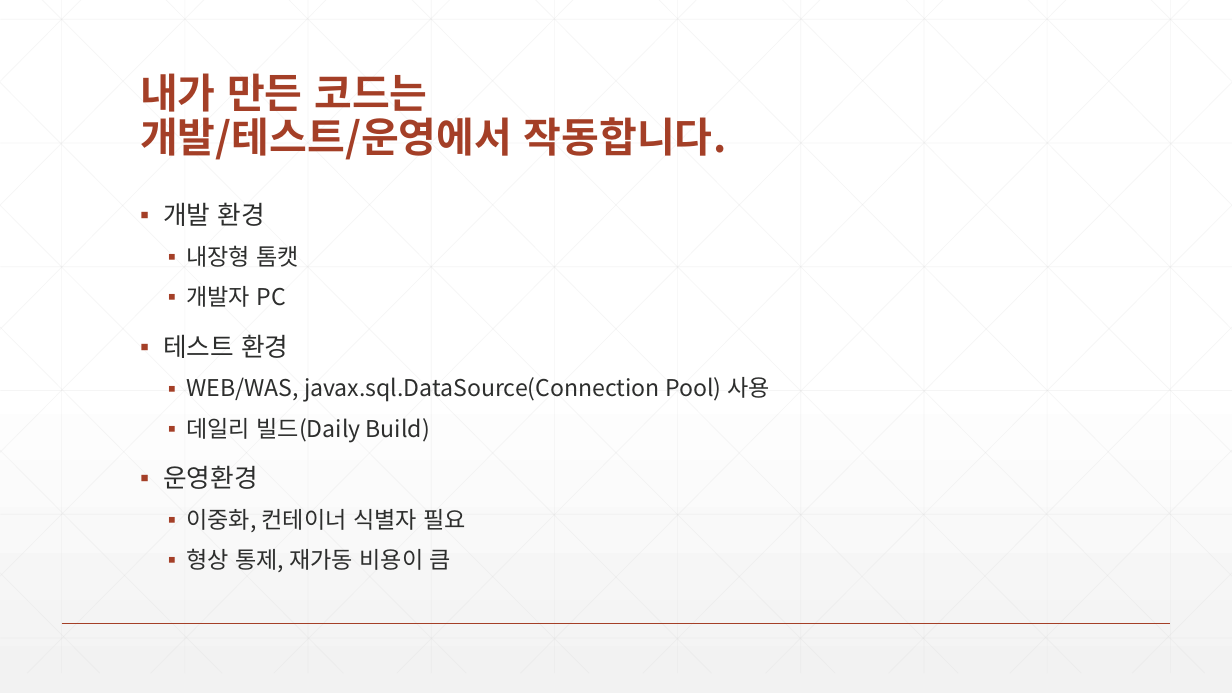
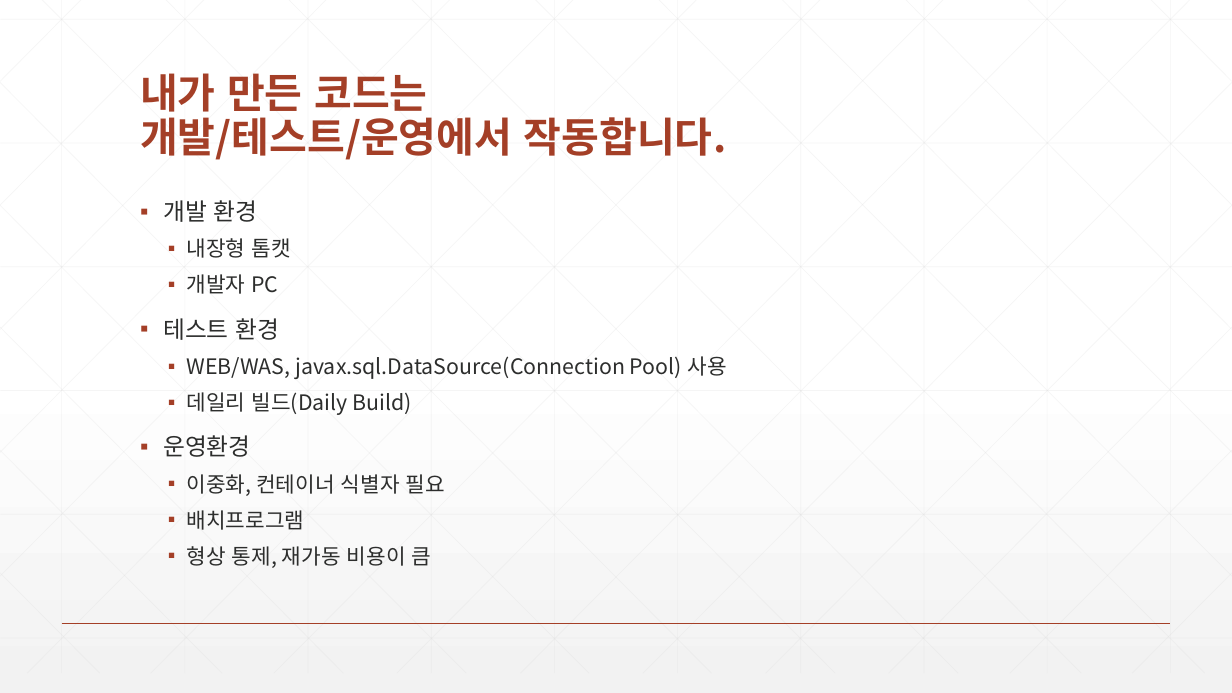
Before and after one commit to zeroshift01/code5, a slide deck: slide 1 of inflearn01/doc/내가만든코드는개발테스트운영에서작동합니다.pptx. Drawn at 1232x693 pixels with LibreOffice and Linux fonts; fonts in the diff are those of the drawing. Boxes give left, top, right and bottom in pixels: in the first picture for what was removed or moved away, otherwise in the second. Text is boxed around its words. In the diff, an @@ line names an element or a change of style, - is before the commit and + after.

```diff
--- a/inflearn01/doc/내가만든코드는개발테스트운영에서작동합니다.pptx
+++ b/inflearn01/doc/내가만든코드는개발테스트운영에서작동합니다.pptx
@@ text at <box>163,200,726,568</box>: size 20 to 18.5 pt in "개발 환경", "테스트 환경", "운영환경"; size 18 to 16.6 pt in "내장형 톰캣", "개발자 PC", "WEB/WAS, javax.sql.DataSource(Connection Pool) 사용", "데일리 빌드(Daily Build)" and 2 more places; line spacing 0.9 to 0.8 @@
@@ text at <box>186,510,304,530</box>: paragraph added @@
+  ▪ 배치프로그램
```
Also in this commit, not shown: 1 other slide changed, 7 other files.
